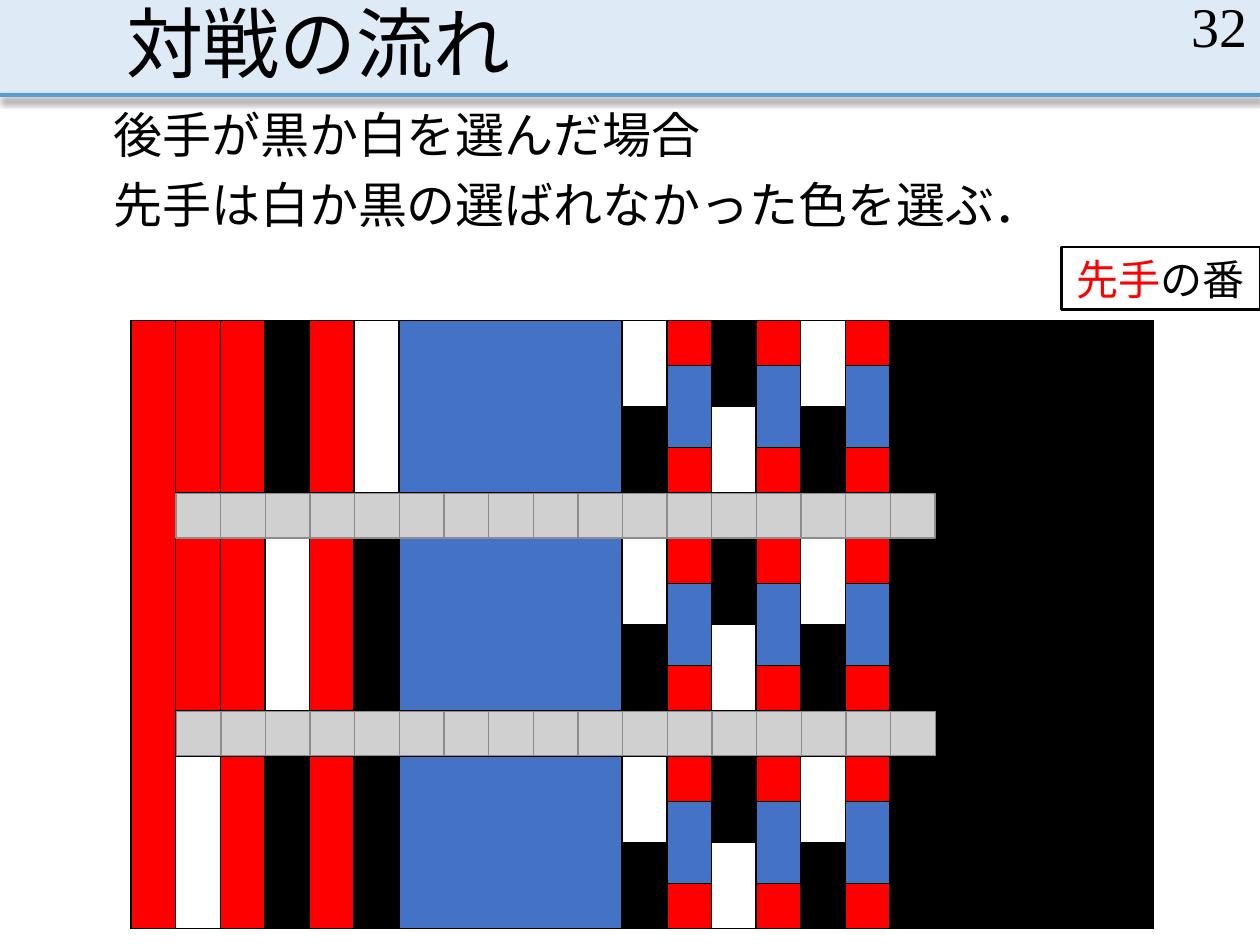
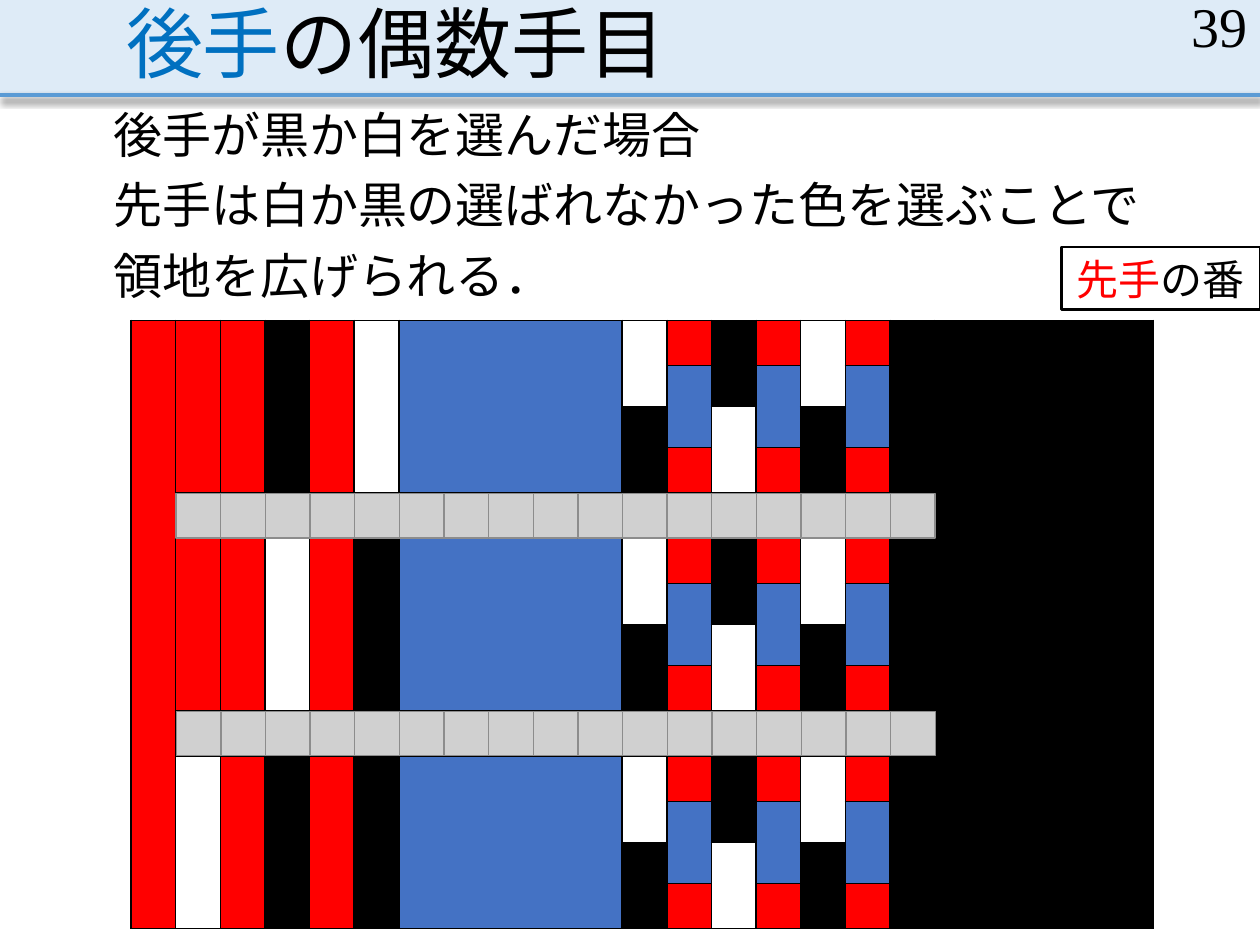
Before and after one commit to MasayaOda/SR, a slide deck: slide 39 of 190513oda.pptx (slide 32 before the commit). Drawn at 1260x945 pixels with LibreOffice and Linux fonts; fonts in the diff are those of the drawing; grey boxes stand for pictures. Boxes give left, top, right and bottom in pixels: in the first picture for what was removed or moved away, otherwise in the second. Text is boxed around its words. In the diff, an @@ line names an element or a change of style, - is before the commit and + after.

Commit message:
良い感じかもしれない

```diff
--- a/190513oda.pptx
+++ b/190513oda.pptx
@@ title at <box>126,7,665,79</box>: text changed @@
-対戦の流れ
+後手の偶数手目
@@ page number at <box>1191,10,1247,48</box>: text changed @@
-32
+39
@@ text at <box>113,181,1139,298</box>: text changed @@
-先手は白か黒の選ばれなかった色を選ぶ．
+先手は白か黒の選ばれなかった色を選ぶことで
+領地を広げられる．
```
Also in this commit, not shown: 28 other slides changed, 7 slides added, 2 slides removed.
